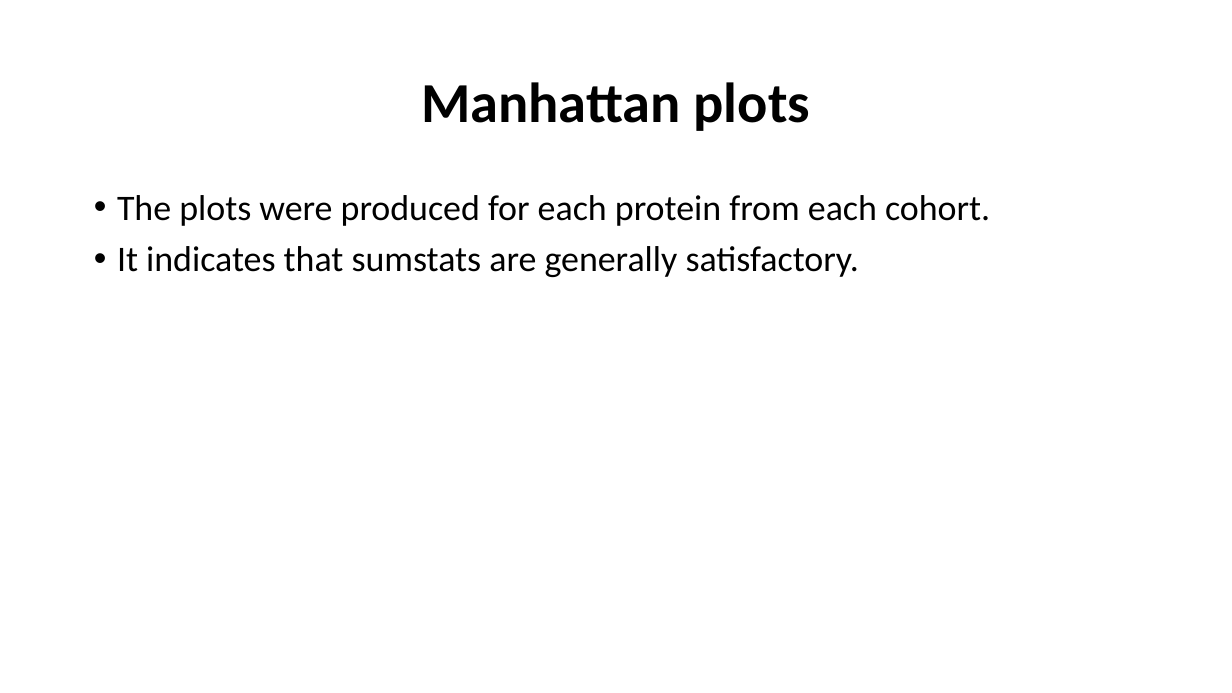
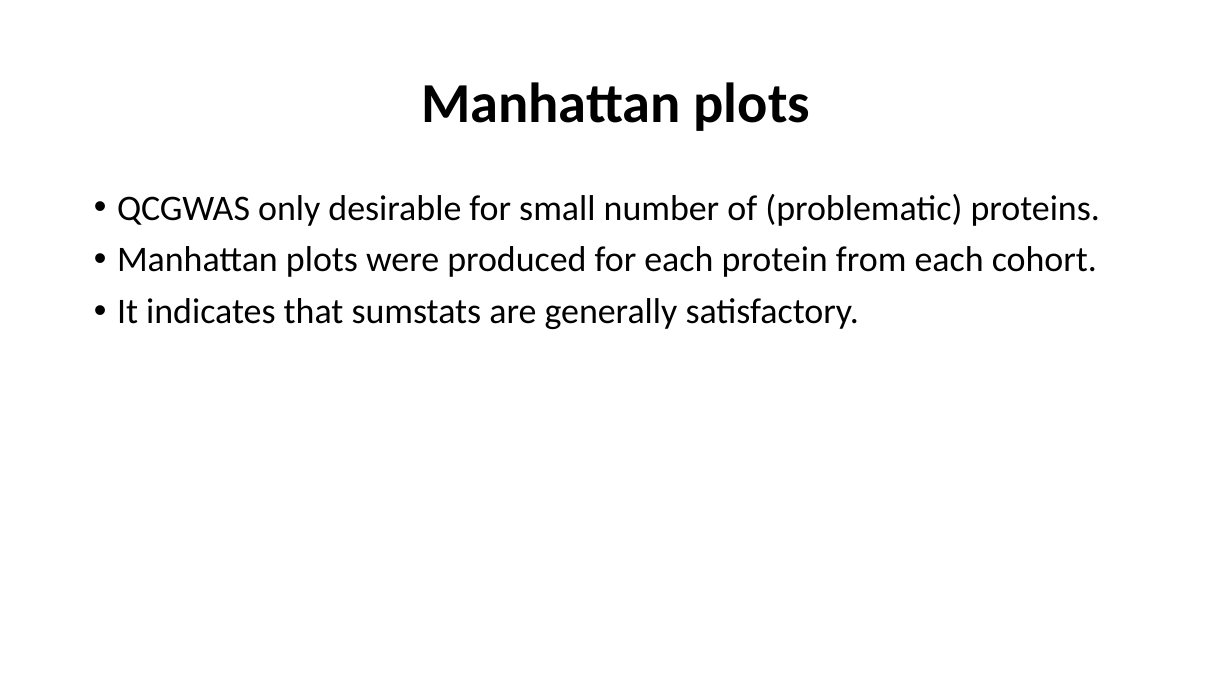
Before and after one commit to jinghuazhao/INF, a slide deck: slide 7 of doc/SCALLOP_INF1-120419.pptx (slide 6 before the commit). Drawn at 1232x693 pixels with LibreOffice and Linux fonts; fonts in the diff are those of the drawing. Boxes give left, top, right and bottom in pixels: in the first picture for what was removed or moved away, otherwise in the second. Text is boxed around its words. In the diff, an @@ line names an element or a change of style, - is before the commit and + after.

```diff
--- a/doc/SCALLOP_INF1-120419.pptx
+++ b/doc/SCALLOP_INF1-120419.pptx
@@ text at [117, 194, 1100, 277]: text changed @@
-• The plots were produced for each protein from each cohort.
+• QCGWAS only desirable for small number of (problematic) proteins.
+• Manhattan plots were produced for each protein from each cohort.
```
Also in this commit, not shown: 9 other slides changed.
